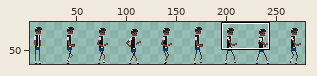
Sprite sheet -- interstate/myassets/Dwayne-Sheet.png. Above, an overview of the earlier version with the close-up marked.
Close-up. The starting point:
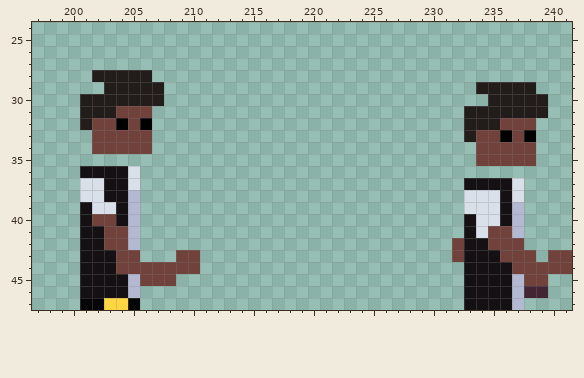
The file is 288x64 pixels. Shown: x 197..241, y 24..47. The wide view leaves out empty margins. The commit also changed other parts of the picture, which this record leaves out.
And afterwards:
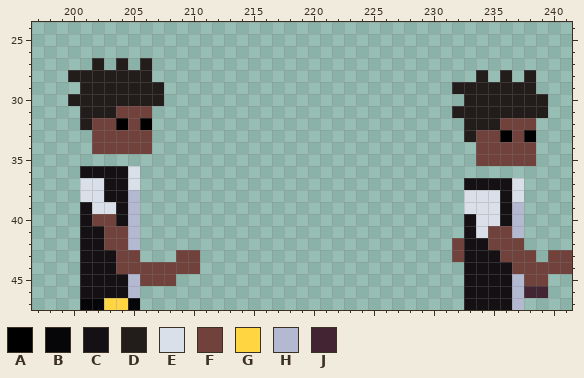
Palette (. is transparent): A #000000  B #060608  C #141013  D #221c1a  E #dae0ea  F #71413b  G #ffd541  H #b3b9d1  J #422433
Difference:
The edit adds colour D in row 27 at x 202, 204 and 206; in row 28 at x 200 to 201, 234, 236 and 238; in row 29 at x 201 to 202 and 232 to 233; in row 30 at x 200 and 233 to 234; in row 31 at x 232.
Boxes around the changes in both close-ups, in picture pixels (x1, y1, x2, y2):
added: (68, 58, 152, 106)
added: (452, 70, 536, 118)
